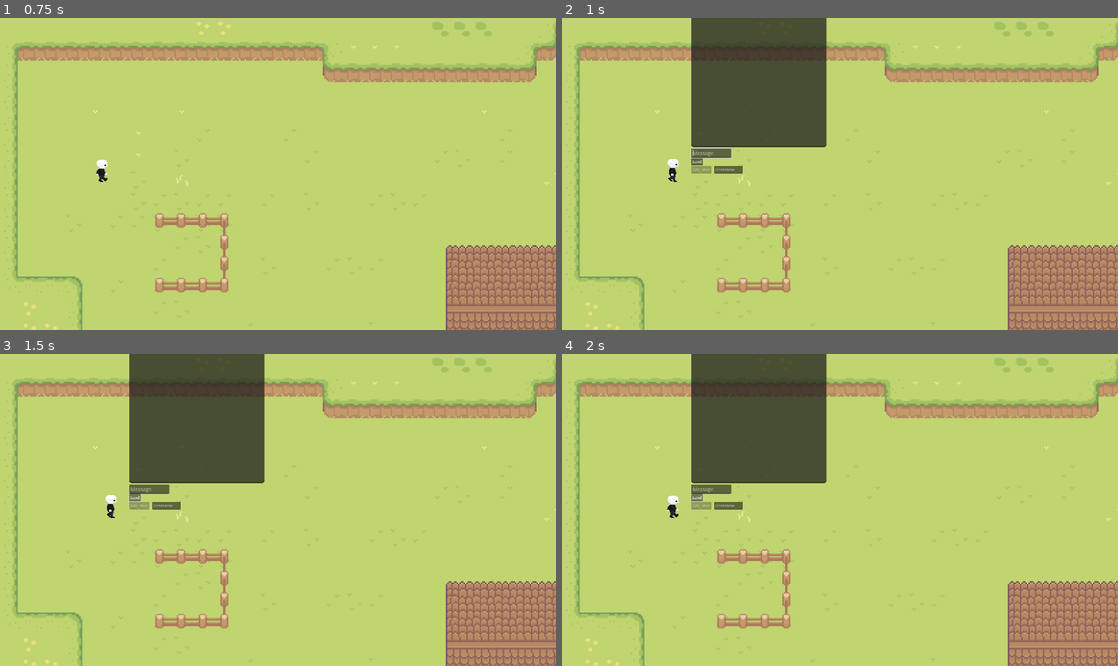
Above: before the commit, frames 1-4 (two rows, left to right).
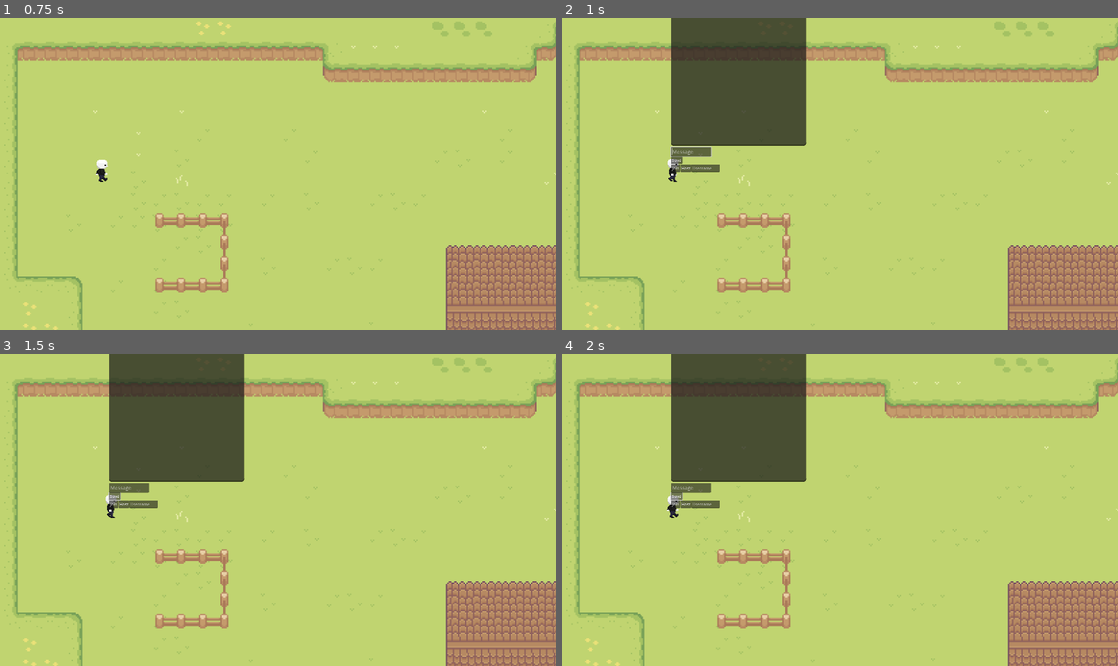
Above: after the commit, the same moments.

Repository: Yuepzee/CSE108_Project
Game: Godot game, scene res://Scenes/Lobby.tscn
Same seed, same stepped clock (60 frames per second), same inputs: the game is played once before the commit and once after it.
Inputs:
- Up to frame 1 (0.75 s): tap Enter (ui_accept) at 0.5 s; hold D (right) from 0.53 s (still down); hold Space from 0.53 s (still down)
- Up to frame 2 (1 s): keep holding D (right); keep holding Space; tap Enter (ui_accept) at 0.77 s; tap Tab at 0.8 s
- Up to frame 3 (1.5 s): tap Enter (ui_accept) at 1.07 s; release D (right) at 1.25 s; release Space at 1.25 s; click "Send" at 1.25 s
- Up to frame 4 (2 s): no input

Frame 1 is identical in both runs. In frame 2, 3.8% of the frame differs, in the area x 19-48%, y 0-50%; in frame 3, 3.8%; in frame 4, 3.8%.

Commit message:
Revert "Fixed up the chatroom features"
This reverts commit 031658c98de653c72ea0e0d4a639d53ab25ebe40.

Diff:
--- a/chat_hub_game/Scenes/ChatRoom.tscn
+++ b/chat_hub_game/Scenes/ChatRoom.tscn
@@ -24,19 +24,10 @@
 metadata/_edit_use_anchors_ = true
 
 [node name="Username" type="LineEdit" parent="."]
-offset_left = 16.0
+offset_left = 14.0
 offset_top = -7.0
-offset_right = 133.0
+offset_right = 131.0
 offset_bottom = 24.0
-scale = Vector2(0.18, 0.18)
-placeholder_text = "Username"
-metadata/_edit_use_anchors_ = true
-
-[node name="UsernameLabel" type="LineEdit" parent="."]
-offset_left = -25.0
-offset_top = -20.0
-offset_right = 92.0
-offset_bottom = 11.0
 scale = Vector2(0.18, 0.18)
 placeholder_text = "Username"
 metadata/_edit_use_anchors_ = true
--- a/chat_hub_game/Scenes/Player.tscn
+++ b/chat_hub_game/Scenes/Player.tscn
@@ -266,4 +266,3 @@
 editor_draw_limits = true
 
 [node name="ChatMenu" parent="CharacterBody2D" instance=ExtResource("3_gntrk")]
-position = Vector2(15, 1)
--- a/chat_hub_game/Scenes/chat_room.gd
+++ b/chat_hub_game/Scenes/chat_room.gd
@@ -6,96 +6,22 @@
 @onready var send = $Send
 @onready var message = $Message
 @onready var chat_display = $ChatDisplay
-@onready var username_label = $UsernameLabel
-@onready var chat_panel = $ChatPanel
 
 var real_user : String
+var msg : String
 var is_initialized = false
-var can_send_message := true
-var chat_cooldown_timer : Timer
-var chat_visible := false
 
 func _ready():
-	# Initialize UI elements with null checks
-	if chat_panel:
-		chat_panel.visible = false
-	else:
-		push_error("ChatPanel node not found - chat functionality will be limited")
+	# Hide the chat UI by default
+	visible = false
 
-	if username_label:
-		username_label.visible = false
-	else:
-		push_warning("UsernameLabel node not found - username won't be displayed")
-
-	if is_instance_valid(join):
-		join.disabled = true
-	if is_instance_valid(host):
-		host.disabled = true
-
-	# Setup cooldown timer
-	chat_cooldown_timer = Timer.new()
-	add_child(chat_cooldown_timer)
-	chat_cooldown_timer.wait_time = 1.0
-	chat_cooldown_timer.one_shot = true
-	chat_cooldown_timer.timeout.connect(_on_cooldown_end)
-
-	# Connect signals
-	if is_instance_valid(username):
-		username.text_changed.connect(_on_username_changed)
-	else:
-		push_error("Username node not found - connection will fail")
-
-	multiplayer.peer_connected.connect(_on_peer_connected)
-	multiplayer.peer_disconnected.connect(_on_peer_disconnected)
-
-	if not InputMap.has_action("toggle_chat"):
-		push_warning("'toggle_chat' input action not found - chat toggle won't work")
-
-func _on_cooldown_end():
-	can_send_message = true
-	if is_instance_valid(send):
-		send.disabled = false
-
-func _on_username_changed(new_text):
-	if not is_instance_valid(join) or not is_instance_valid(host):
-		return
-
-	var has_username = new_text.strip_edges() != ""
-	join.disabled = !has_username
-	host.disabled = !has_username
-
-func _input(event):
-	if not is_initialized:
-		return
-
-	if event.is_action_pressed("toggle_chat"):
-		toggle_chat()
-		get_viewport().set_input_as_handled()
-	elif event.is_action_pressed("ui_accept") and chat_visible and can_send_message:
+# Called when T key toggles the chat visibility
+func _process(_delta):
+	# When visible and Send button is pressed or Enter key is pressed while input has focus
+	if Input.is_action_just_pressed("ui_accept") and not Input.is_key_pressed(KEY_SPACE):
 		_on_send_pressed()
-		get_viewport().set_input_as_handled()
-
-func toggle_chat():
-	if not is_instance_valid(chat_panel):
-		return
-
-	chat_visible = !chat_visible
-	chat_panel.visible = chat_visible
-
-	if chat_visible:
-		if is_instance_valid(message):
-			message.grab_focus()
-		get_tree().call_group("players", "set_chatting", true)
-	else:
-		if is_instance_valid(message):
-			message.release_focus()
-		get_tree().call_group("players", "set_chatting", false)
 
 func _on_host_pressed():
-	if not is_instance_valid(username) or username.text.strip_edges() == "":
-		print("Please enter a username before hosting")
-		return
-
 	var peer := WebSocketMultiplayerPeer.new()
 	var result = peer.create_server(8080)
 
@@ -105,77 +31,38 @@
 
 	get_tree().set_multiplayer(SceneMultiplayer.new(), self.get_path())
 	multiplayer.multiplayer_peer = peer
-
-	if is_instance_valid(host): host.hide()
-	if is_instance_valid(join): join.hide()
-	if is_instance_valid(username): username.hide()
-
-	real_user = username.text if is_instance_valid(username) else "Unknown"
-	if is_instance_valid(username_label):
-		username_label.text = real_user
-		username_label.visible = true
-
+	# Setup UI for host
+	host.hide()
+	join.hide()
+	real_user = username.text
+	username.hide()
 	is_initialized = true
 	print("Hosting server as: " + real_user)
 
 func _on_join_pressed():
-	if not is_instance_valid(username) or username.text.strip_edges() == "":
-		print("Please enter a username before joining")
-		return
-
 	var peer = WebSocketMultiplayerPeer.new()
 	peer.create_client("ws://localhost:8080")
 	get_tree().set_multiplayer(SceneMultiplayer.new(), self.get_path())
 	multiplayer.multiplayer_peer = peer
-
-	if is_instance_valid(host): host.hide()
-	if is_instance_valid(join): join.hide()
-	if is_instance_valid(username): username.hide()
-
-	real_user = username.text if is_instance_valid(username) else "Unknown"
-	if is_instance_valid(username_label):
-		username_label.text = "Player: " + real_user
-		username_label.visible = true
-
+	joined()
 	is_initialized = true
 	print("Joined server as: " + real_user)
 
 func _on_send_pressed():
-	if not is_instance_valid(message) or message.text.strip_edges() == "" or not is_initialized or not can_send_message:
-		return
-
-	print("Sending message: " + message.text)
-	rpc("msg_rpc", real_user, message.text)
-	message.text = ""
-
-	# Start cooldown
-	can_send_message = false
-	if is_instance_valid(send):
-		send.disabled = true
-	chat_cooldown_timer.start()
-
-	if is_instance_valid(message):
+	if message.text.strip_edges() != "" and is_initialized:
+		print("Sending message: " + message.text)
+		rpc("msg_rpc", real_user, message.text)
+		message.text = ""
+		# Return focus to message input for continuous chat
 		message.grab_focus()
 
-@rpc("any_peer", "call_local", "reliable")
-func msg_rpc(sender_name: String, msg_text: String):
-	print("Received message from " + sender_name + ": " + msg_text)
-	if is_instance_valid(chat_display):
-		chat_display.text += str(sender_name, ": ", msg_text, "\n")
-		chat_display.scroll_vertical = chat_display.get_line_count()
+@rpc("any_peer", "call_local")
+func msg_rpc(username, data):
+	print("Received message from " + username + ": " + data)
+	chat_display.text += str(username, ": ", data, "\n")
 
 func joined():
-	if is_instance_valid(host): host.hide()
-	if is_instance_valid(join): join.hide()
-	if is_instance_valid(username):
-		real_user = username.text
-
-func _on_peer_connected(id):
-	print("Player connected: ", id)
-	if is_instance_valid(chat_display):
-		chat_display.text += str("Player ", id, " connected\n")
-
-func _on_peer_disconnected(id):
-	print("Player disconnected: ", id)
-	if is_instance_valid(chat_display):
-		chat_display.text += str("Player ", id, " disconnected\n")
+	host.hide()
+	join.hide()
+	username.hide()
+	real_user = username.text
--- a/chat_hub_game/Scenes/player_stuff.gd
+++ b/chat_hub_game/Scenes/player_stuff.gd
@@ -5,7 +5,6 @@
 @onready var animation_tree = $AnimationTree
 @onready var state_machine = animation_tree.get("parameters/playback")
 @onready var chat_menu = $ChatMenu  # Reference to your chat menu scene
-@onready var username_label = $UsernameLabel
 
 var chat_open = false  # Track if chat is open
 
